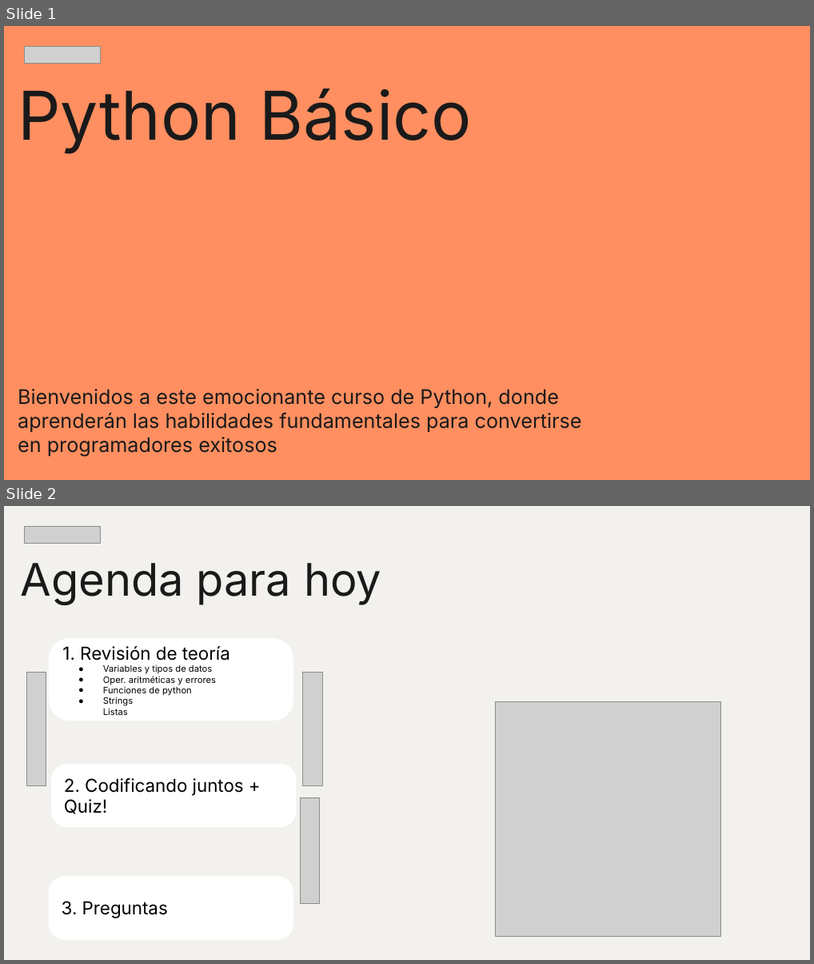
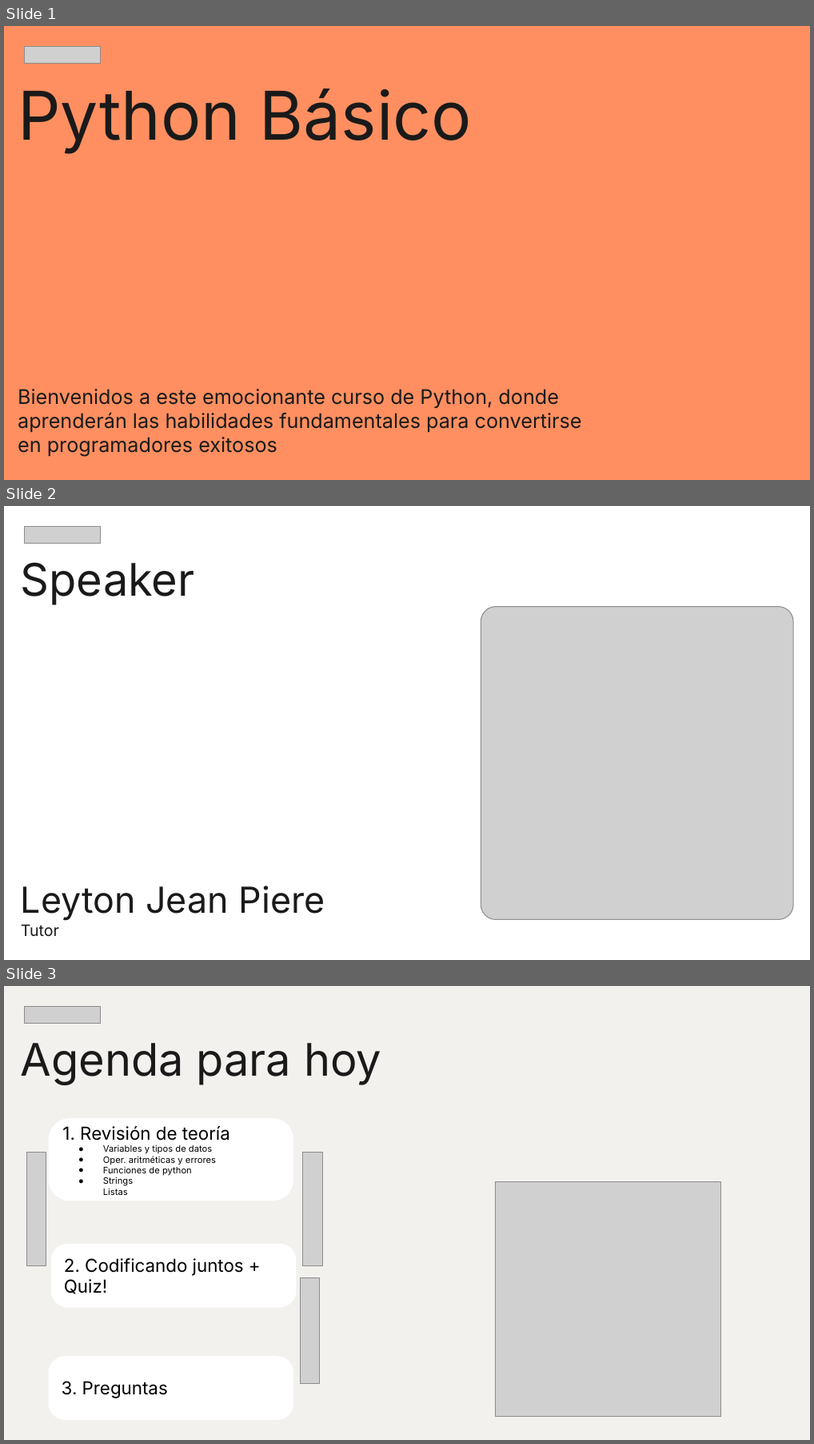
Before and after one commit to ljpiere/data_python_classes, a slide deck: DA_NS/Webinar 01 - SP1 - Teorico/Sprint 1 - Python Basico.pptx. Shown one above the other, each under a label of ours: slides 1 and 2 before the commit, slides 1, 2 and 3 after it. The pictures are 814x964 and 814x1444 pixels, drawn with LibreOffice and Linux fonts; fonts in the diff are those of the drawing; grey boxes stand for pictures. Boxes give left, top, right and bottom in pixels: in the first picture for what was removed or moved away, otherwise in the second. Text is boxed around its words. In the diff, an @@ line names an element or a change of style, - is before the commit and + after.

```diff
--- a/DA_NS/Webinar 01 - SP1 - Teorico/Sprint 1 - Python Basico.pptx
+++ b/DA_NS/Webinar 01 - SP1 - Teorico/Sprint 1 - Python Basico.pptx
@@ slide 2 added at [4,506,810,960], background #FFFFFF @@
@@ picture added at [24,526,101,543] @@
@@ title added at [21,562,195,605], 40 pt, text #1A1A1A @@
+Speaker
@@ picture added at [482,607,794,920] @@
@@ title added at [21,885,326,936], 32 pt, text #1A1A1A @@
+Leyton Jean Piere
+Tutor
@@ what was slide 2 is now slide 3 @@
```
Also in this commit, not shown: 9 other files.
